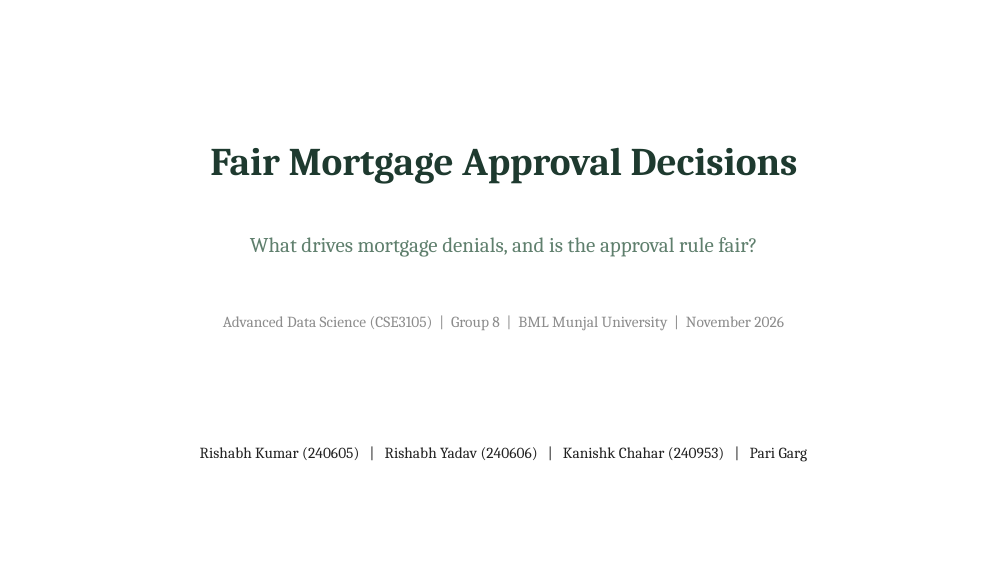
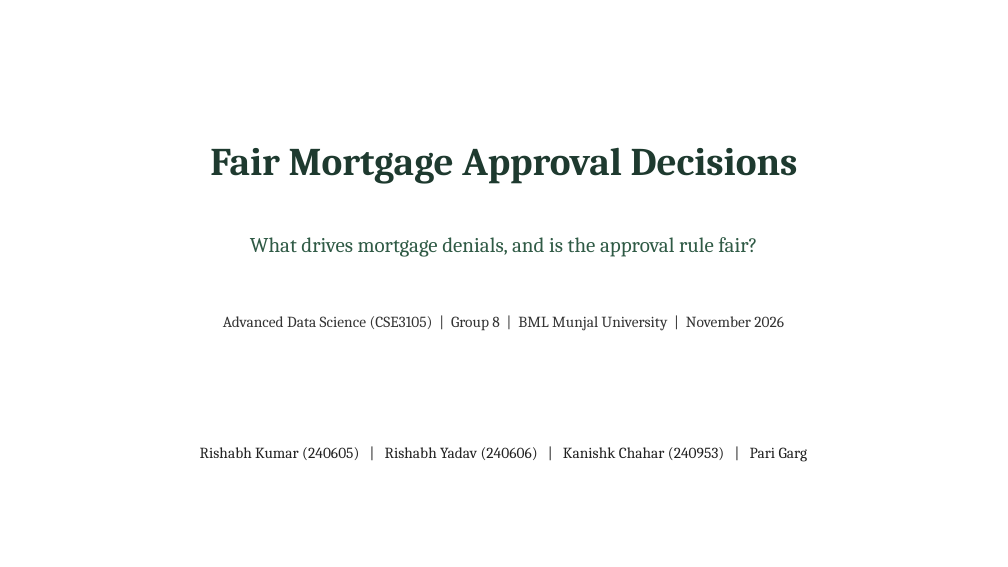
Before and after one commit to Rishhhhub/fair-mortgage-approval, a slide deck: slide 1 of deliverables/Group_8_Fair_Mortgage_Approval_Decisions_Presentation.pptx. Drawn at 1008x567 pixels with LibreOffice and Linux fonts; fonts in the diff are those of the drawing. Boxes give left, top, right and bottom in pixels: in the first picture for what was removed or moved away, otherwise in the second. Text is boxed around its words. In the diff, an @@ line names an element or a change of style, - is before the commit and + after.

```diff
--- a/deliverables/Group_8_Fair_Mortgage_Approval_Decisions_Presentation.pptx
+++ b/deliverables/Group_8_Fair_Mortgage_Approval_Decisions_Presentation.pptx
@@ text "What drives mortgage denials, and ..." at [250, 237, 757, 257]: text colour #5F7F6D to #2F5A45 @@
@@ text "Advanced Data Science (CSE3105) | ..." at [223, 316, 784, 331]: text colour #8C8C8C to #333333 @@
```
Also in this commit, not shown: 15 other slides changed, 1 other file.
